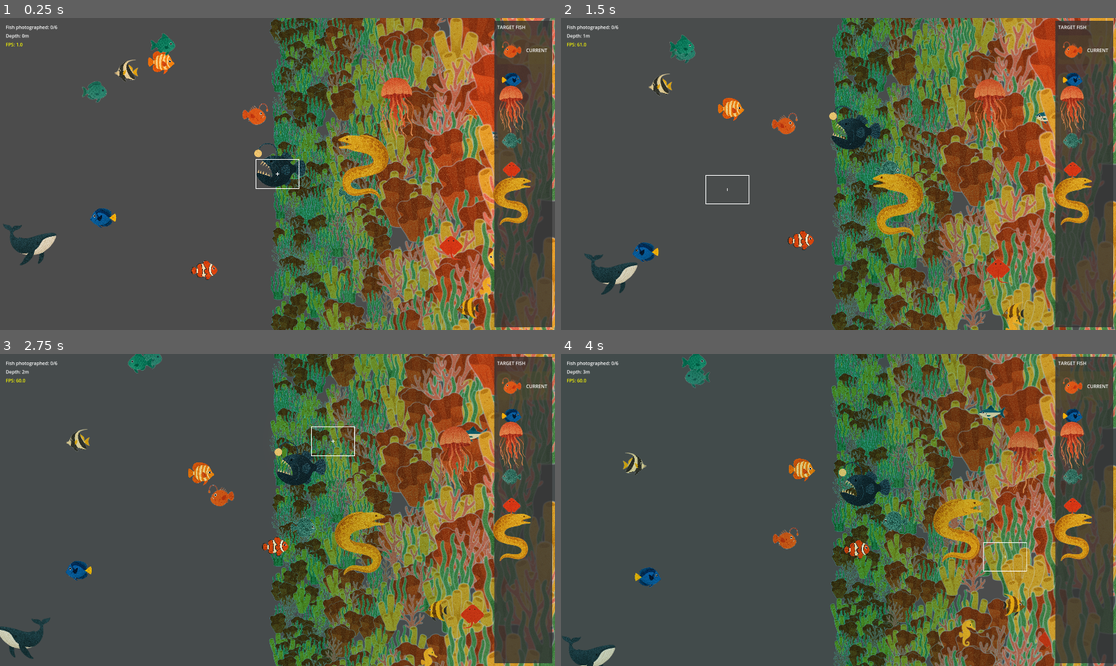
Above: before the commit, frames 1-4 (two rows, left to right).
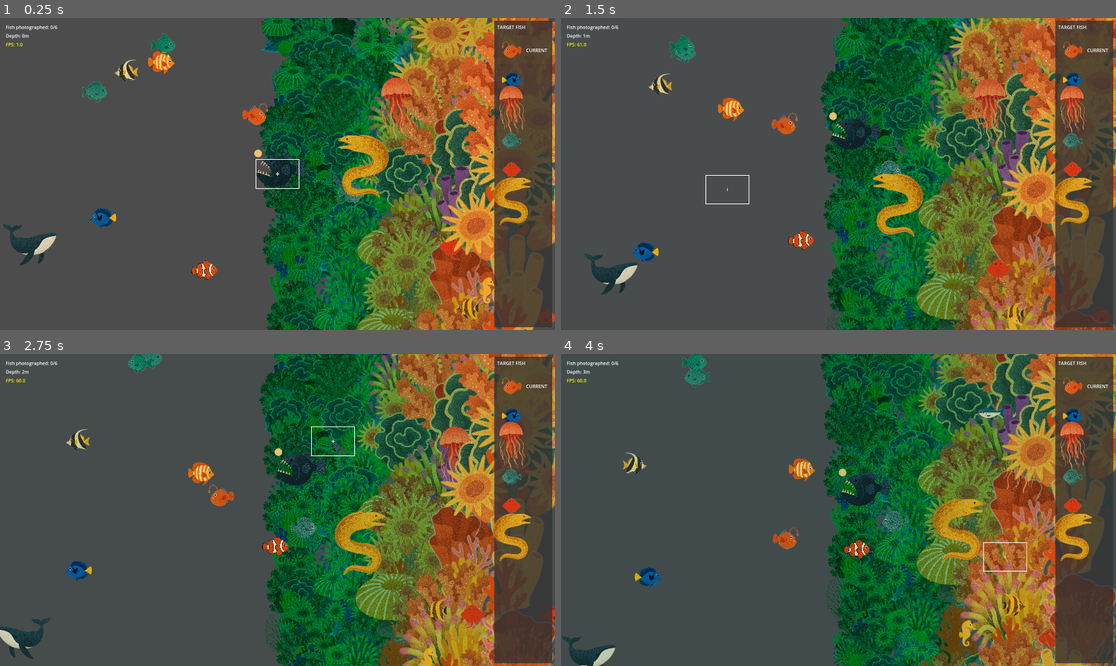
Above: after the commit, the same moments.

Repository: awlego/DepthPerception
Game: Godot game, scene res://main.tscn
Two runs of this game, one before a commit and one after it. Both use one fixed random seed, a clock stepped at 60 frames per second and the inputs below.
Inputs (mouse positions are in pixels of both pictures, inside the frame that each line leads up to):
- Up to frame 1 (0.25 s): no input
- Up to frame 2 (1.5 s): tap Enter at 0.5 s; move the mouse to (960, 158) at 0.52 s; hold Right 0.53-1.28 s; tap F at 0.6, 1.35 s; click (960, 158) at 0.67 s; move the mouse to (727, 189) at 1.27 s; hold Down from 1.28 s (still down)
- Up to frame 3 (2.75 s): move the mouse to (333, 441) at 2.02 s; release Down at 2.03 s; hold Right from 2.03 s (still down); tap F at 2.1 s
- Up to frame 4 (4 s): move the mouse to (810, 572) at 2.77 s; release Right at 2.78 s; hold Up 2.78-3.53 s; tap F at 2.85, 3.6 s; click (810, 572) at 2.92 s; move the mouse to (1005, 556) at 3.52 s; hold Left from 3.53 s (still down)

The runs differ from the first frame. In frame 1, 40% of the frame differs, in the area x 46-100%, y 0-100%; in frame 2, 40%; in frame 3, 39%; in frame 4, 39%.

Commit message:
more coral

Diff:
--- a/scenes/coral_wall.gd
+++ b/scenes/coral_wall.gd
@@ -4,7 +4,7 @@
 var parallax_layers = []  # Will hold our 5 layers
 var layer_speeds = [0.96, 0.97, 0.98, 0.99, 1.0]  # Far -> close (multipliers)
 var layer_scale = [0.15, 0.20, 0.30, 0.40, 0.50]  # Smaller scales for farther layers
-var base_density = 6
+var base_density = 3
 var layer_density = []  # Will be populated in _ready()
 var layer_z_indices = [-20, -15, -10, -5, 0]  # Far to close layers
 
@@ -59,6 +59,17 @@
 		preload("res://assets/background-objs/coral2.png"),
 		preload("res://assets/background-objs/coral3.png"),
 		preload("res://assets/background-objs/coral4.png"),
+		preload("res://assets/background-objs/coral5.png"),
+		preload("res://assets/background-objs/coral6.png"),
+		preload("res://assets/background-objs/coral7.png"),
+		preload("res://assets/background-objs/coral8.png"),
+		preload("res://assets/background-objs/coral9.png"),
+		preload("res://assets/background-objs/coral10.png"),
+		preload("res://assets/background-objs/coral11.png"),
+		preload("res://assets/background-objs/coral12.png"),
+		preload("res://assets/background-objs/coral13.png"),
+		preload("res://assets/background-objs/coral14.png"),
+
 		# Add more coral textures as needed
 	]
 
@@ -299,15 +310,15 @@
 
 		# Configure parameters based on layer with more gradual transitions
 		if i == 0:  # Furthest layer
-			material.set_shader_parameter("distance", 20.0)
+			material.set_shader_parameter("distance", 40.0)
 			material.set_shader_parameter("wave_strength", 0.001)
 			material.set_shader_parameter("wave_speed", 0.2)
 		elif i == 1:  # Far layer
-			material.set_shader_parameter("distance", 15.0)
+			material.set_shader_parameter("distance", 30.0)
 			material.set_shader_parameter("wave_strength", 0.0015)
 			material.set_shader_parameter("wave_speed", 0.3)
 		elif i == 2:  # Mid layer
-			material.set_shader_parameter("distance", 10.0)
+			material.set_shader_parameter("distance", 15.0)
 			material.set_shader_parameter("wave_strength", 0.002)
 			material.set_shader_parameter("wave_speed", 0.4)
 		elif i == 3:  # Near layer
Binary file added: assets/background-objs/coral10.png
Not shown, added: assets/background-objs/coral10.png.import
Binary file added: assets/background-objs/coral11.png
Not shown, added: assets/background-objs/coral11.png.import
Binary file added: assets/background-objs/coral12.png
Not shown, added: assets/background-objs/coral12.png.import
Binary file added: assets/background-objs/coral13.png
Not shown, added: assets/background-objs/coral13.png.import
Binary file added: assets/background-objs/coral14.png
Not shown, added: assets/background-objs/coral14.png.import
Binary file added: assets/background-objs/coral5.png
Not shown, added: assets/background-objs/coral5.png.import
(and 36 more such lines)
